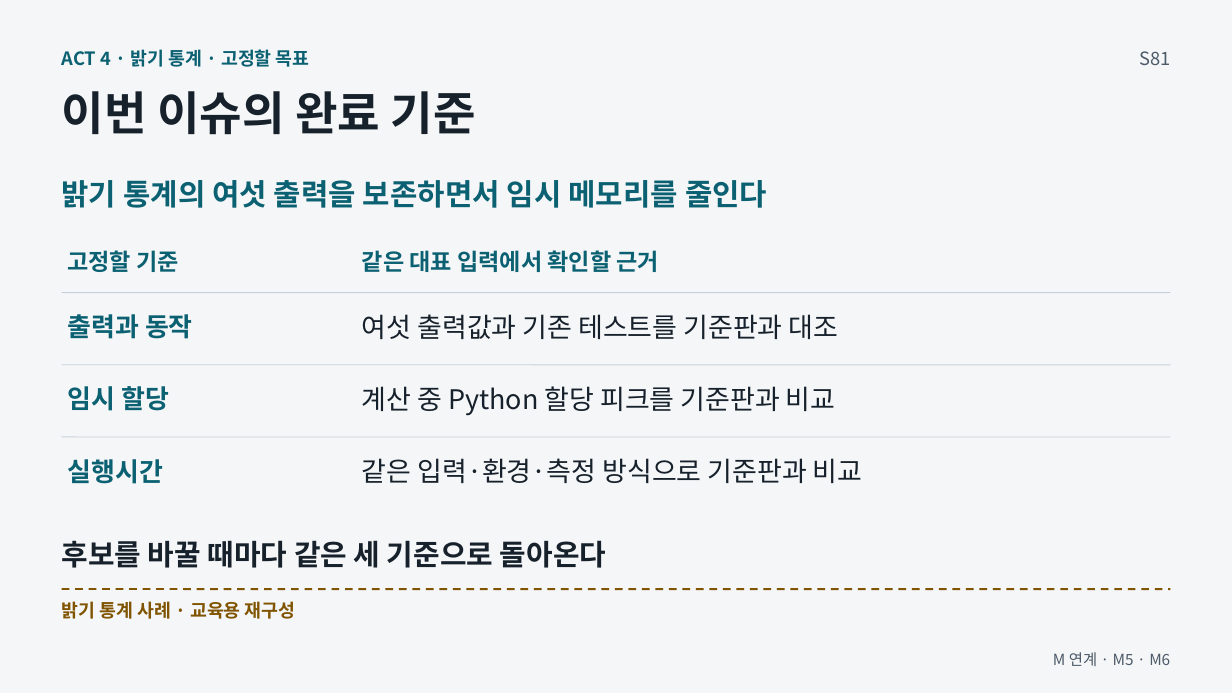
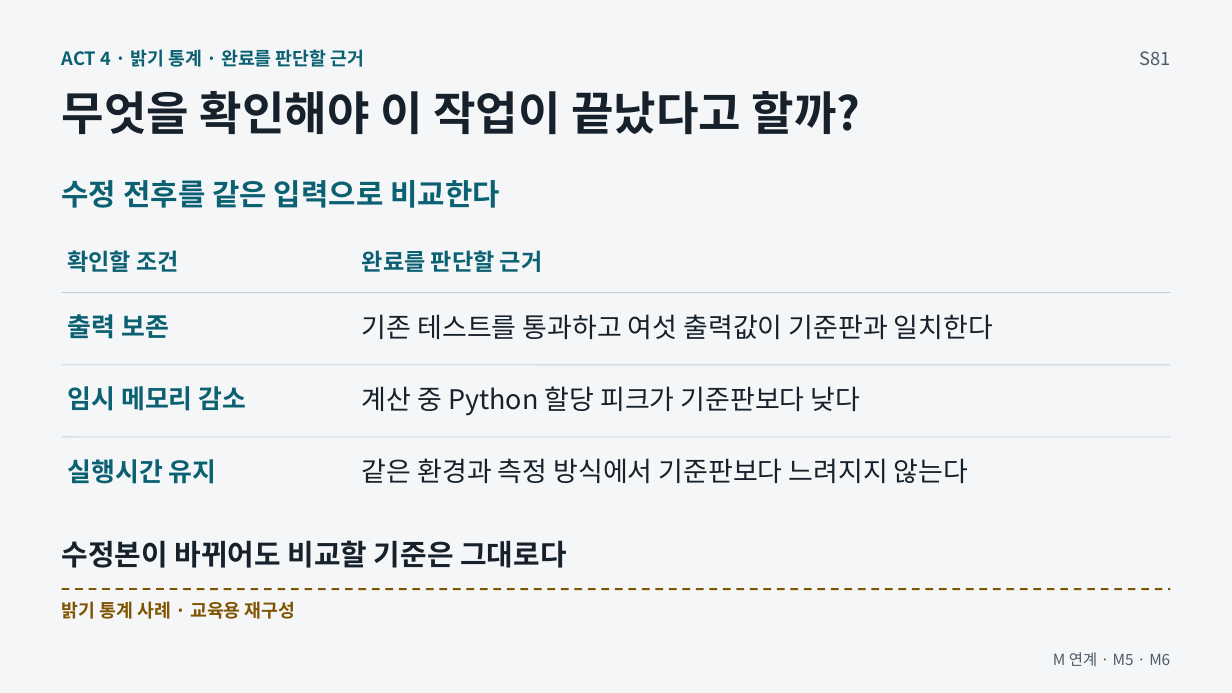
Before and after one commit to GideokKim/ai-dev-training, a slide deck: slide 4 of production/ACT_4.pptx. Drawn at 1232x693 pixels with LibreOffice and Linux fonts; fonts in the diff are those of the drawing. Boxes give left, top, right and bottom in pixels: in the first picture for what was removed or moved away, otherwise in the second. Text is boxed around its words. In the diff, an @@ line names an element or a change of style, - is before the commit and + after.

```diff
--- a/production/ACT_4.pptx
+++ b/production/ACT_4.pptx
@@ text at (62, 49, 365, 67): text changed @@
-ACT 4 · 밝기 통계 · 고정할 목표
+ACT 4 · 밝기 통계 · 완료를 판단할 근거
@@ text at (62, 91, 861, 134): text changed @@
-이번 이슈의 완료 기준
+무엇을 확인해야 이 작업이 끝났다고 할까?
@@ text at (62, 180, 500, 208): text changed @@
-밝기 통계의 여섯 출력을 보존하면서 임시 메모리를 줄인다
+수정 전후를 같은 입력으로 비교한다
@@ text at (67, 250, 179, 272): text changed @@
-고정할 기준
+확인할 조건
@@ text at (362, 250, 543, 272): text changed @@
-같은 대표 입력에서 확인할 근거
+완료를 판단할 근거
@@ text at (67, 314, 169, 339): text changed @@
-출력과 동작
+출력 보존
@@ text at (362, 314, 993, 339): text changed @@
-여섯 출력값과 기존 테스트를 기준판과 대조
+기존 테스트를 통과하고 여섯 출력값이 기준판과 일치한다
@@ text at (67, 386, 247, 411): text changed @@
-임시 할당
+임시 메모리 감소
@@ text at (362, 386, 861, 416): text changed @@
-계산 중 Python 할당 피크를 기준판과 비교
+계산 중 Python 할당 피크가 기준판보다 낮다
@@ text at (67, 459, 217, 484): text changed @@
-실행시간
+실행시간 유지
@@ text at (362, 458, 968, 483): text changed @@
-같은 입력·환경·측정 방식으로 기준판과 비교
+같은 환경과 측정 방식에서 기준판보다 느려지지 않는다
@@ text at (62, 540, 566, 568): text changed @@
-후보를 바꿀 때마다 같은 세 기준으로 돌아온다
+수정본이 바뀌어도 비교할 기준은 그대로다
```
Also in this commit, not shown: 3 other slides changed, 3 slides added, 3 slides removed, 47 other files.
